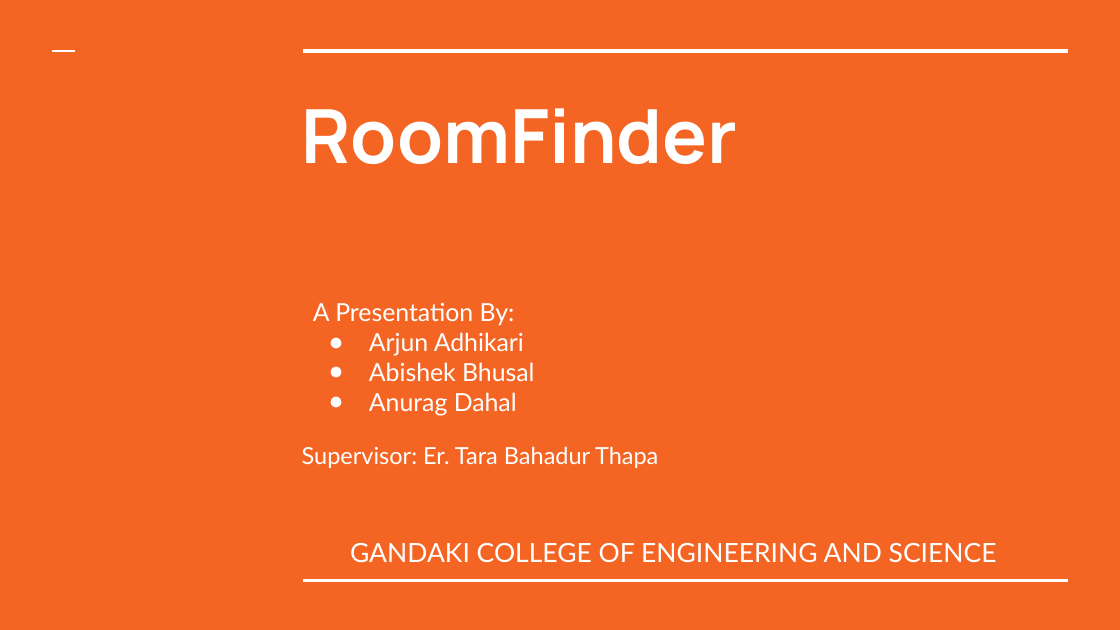
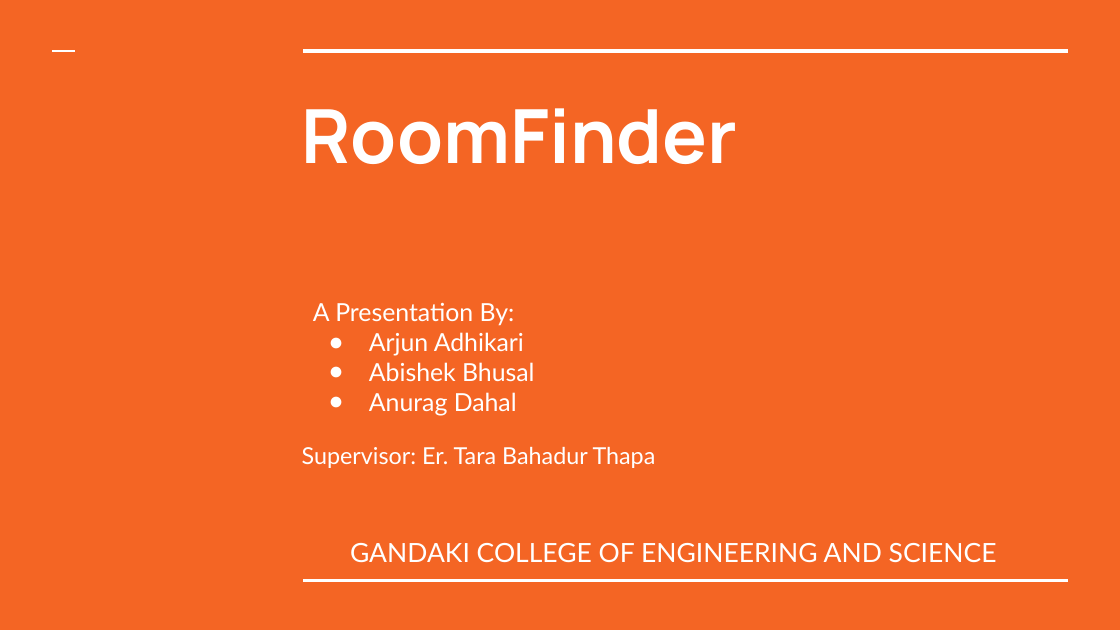
Before and after one commit to arjunQ21/files, a slide deck: slide 1 of RoomFinder_presentation_final.pptx. Drawn at 1120x630 pixels with LibreOffice and Linux fonts; fonts in the diff are those of the drawing. Boxes give left, top, right and bottom in pixels: in the first picture for what was removed or moved away, otherwise in the second. Text is boxed around its words. In the diff, an @@ line names an element or a change of style, - is before the commit and + after.

```diff
--- a/RoomFinder_presentation_final.pptx
+++ b/RoomFinder_presentation_final.pptx
@@ subtitle "Supervisor: Er. Tara Bahadur Thapa" at [302,447,656,468]: size 15.1 to 15 pt @@
```
Also in this commit, not shown: 6 other slides changed, 2 slides added.
